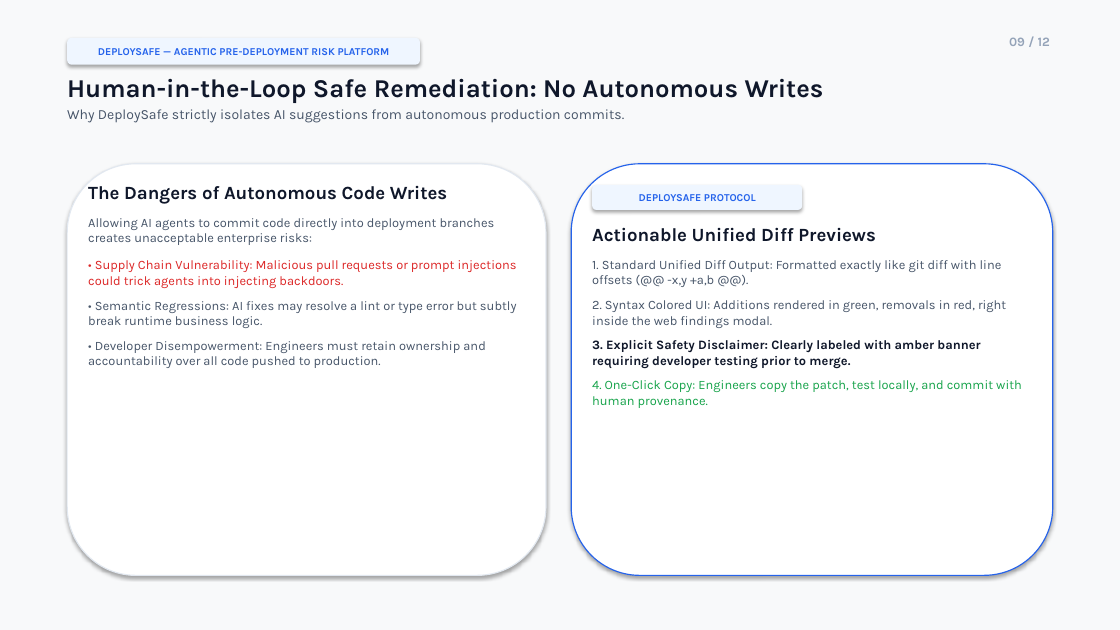
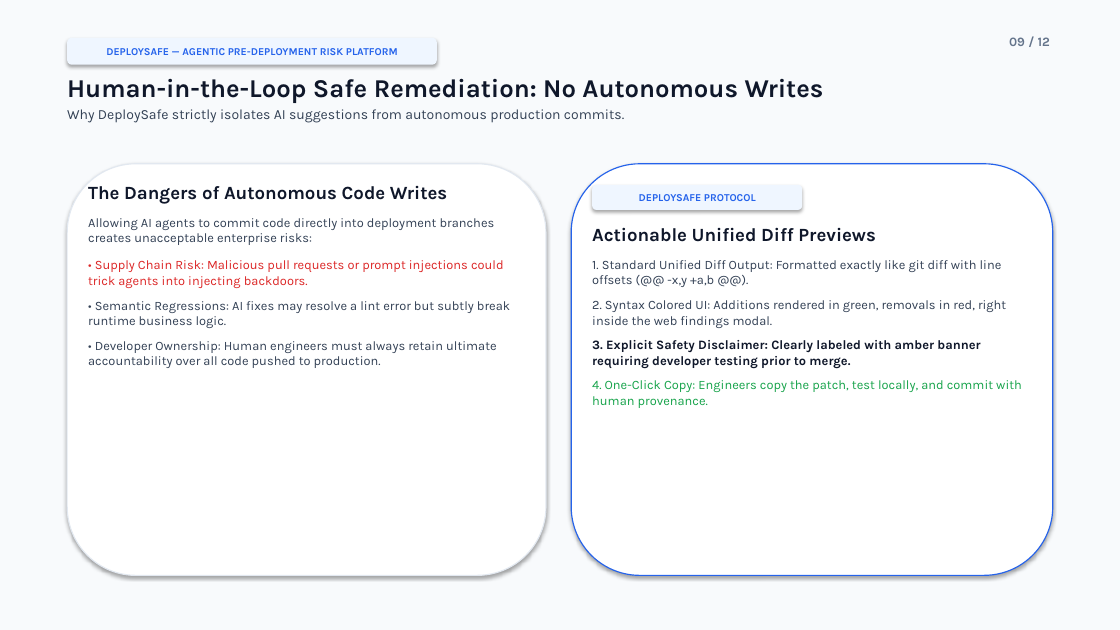
Before and after one commit to yashrao2607/AI-Devops, a slide deck: slide 9 of DeploySafe_Final_Presentation_V2.pptx. Drawn at 1120x630 pixels with LibreOffice and Linux fonts; fonts in the diff are those of the drawing. Boxes give left, top, right and bottom in pixels: in the first picture for what was removed or moved away, otherwise in the second. Text is boxed around its words. In the diff, an @@ line names an element or a change of style, - is before the commit and + after.

```diff
--- a/DeploySafe_Final_Presentation_V2.pptx
+++ b/DeploySafe_Final_Presentation_V2.pptx
@@ rectangle at (x1=0, y1=0, x2=1120, y2=630): fill #F8F9FA to #F8FAFC @@
@@ rounded rectangle "DEPLOYSAFE — AGENTIC PRE-DEPLOYMENT RISK ..." resized from (x1=67, y1=38, x2=420, y2=65) to (x1=67, y1=38, x2=437, y2=65) @@
@@ text "09 / 12" at (x1=1009, y1=37, x2=1050, y2=46): text colour #94A3B8 to #64748B @@
@@ text at (x1=67, y1=109, x2=624, y2=123): text colour #475569 to #334155 in "Why DeploySafe strictly isolates AI suggestions from ..." @@
@@ text at (x1=88, y1=218, x2=495, y2=245): text colour #475569 to #334155 in "Allowing AI agents to commit code directly ..." @@
@@ text at (x1=88, y1=260, x2=510, y2=368): text changed; text colour #475569 to #334155 @@
-• Supply Chain Vulnerability: Malicious pull requests or prompt injections could trick agents into injecting backdoors.
-• Semantic Regressions: AI fixes may resolve a lint or type error but subtly break runtime business logic.
-• Developer Disempowerment: Engineers must retain ownership and accountability over all code pushed to production.
+• Supply Chain Risk: Malicious pull requests or prompt injections could trick agents into injecting backdoors.
+• Semantic Regressions: AI fixes may resolve a lint error but subtly break runtime business logic.
+• Developer Ownership: Human engineers must always retain ultimate accountability over all code pushed to production.
@@ text at (x1=592, y1=260, x2=1006, y2=328): text colour #475569 to #334155 in "1. Standard Unified Diff Output: Formatted exactly ...", "2. Syntax Colored UI: Additions rendered in ..." @@
```
Also in this commit, not shown: 11 other slides changed, 13 other files.
